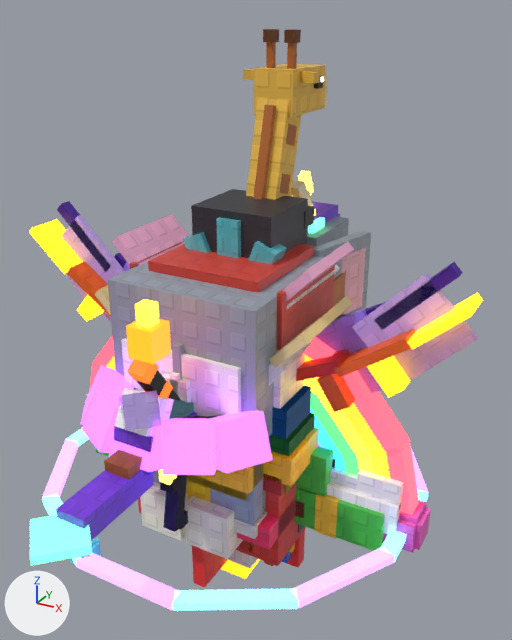
An edit to the Blender file build/ThrowAToy_pets.blend, drawn before and after from the same camera.
One viewpoint serves both versions: a 50 mm camera at (3.48, -5.86, 4.83) aimed at (0.31, -0.09, 1.95). The axes (+X, +Y, +Z) are drawn at lower left. The lights are the same throughout. The older version comes first.
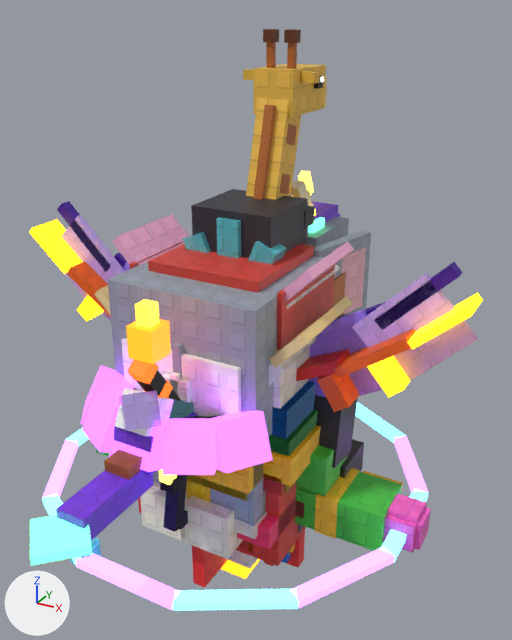
Not visible in the pictures: 'Mut Rainbow_body_36'.

Where the change shows, as pixel boxes (x1, y1, x2, y2) in the pictures (512 x 640 px):
'Mut Rainbow_body_1', deleted (red): before (343, 371, 410, 455)
'Mut Rainbow_body_0', deleted (red): before (385, 439, 419, 516)
'Mut Rainbow_body_45', deleted: before (327, 482, 402, 534)
'Mut Rainbow_body_46', deleted: before (356, 469, 404, 510)
'Mut Rainbow_body_22', deleted (green): before (310, 396, 356, 461)
'Mut Rainbow_body_15', deleted (yellow): before (316, 389, 370, 459)
'Mut Rainbow_body_8', deleted: before (342, 403, 386, 457)
'Mut Rainbow_body_2', deleted (red): before (305, 337, 336, 360)
'Mut Rainbow_body_47', deleted: before (330, 468, 357, 490)
'Mut Rainbow_body_29', deleted: before (310, 408, 342, 459)
'Mut Rainbow_body_7', deleted: before (370, 451, 390, 478)
'Mut Rainbow_body_5', deleted: before (93, 336, 114, 369)
'Mut Rainbow_body_14', deleted (mostly hidden): before (356, 453, 374, 473)
'Mut Rainbow_body_21', deleted (mostly hidden): before (342, 455, 360, 475)
'Mut Rainbow_body_16', deleted (mostly hidden): before (304, 378, 322, 398)
'Mut Rainbow_body_6', deleted (mostly hidden): before (90, 362, 100, 389)
'Mut Rainbow_body_28', deleted (mostly hidden): before (333, 457, 346, 471)
'Mut Rainbow_body_12', deleted (mostly hidden): before (106, 357, 116, 370)
'Mut Rainbow_body_23', deleted (mostly hidden): before (310, 392, 317, 407)
'Mut Rainbow_body_9', deleted (mostly hidden): before (305, 354, 319, 379)
'Gorilla_armR_13', unchanged, uncovered by the edit: before (314, 314, 345, 468); after (314, 314, 358, 468)

Patch to the scene script:
```diff
--- a/build/ThrowAToy_pets.blend.py
+++ b/build/ThrowAToy_pets.blend.py
@@ ob_mut_rainbow_body_0 @@
-ob_mut_rainbow_body_0 = bpy.data.objects.new('Mut Rainbow_body_0', me_mut_rainbow_0)
@@ ob_mut_rainbow_body_1 @@
-ob_mut_rainbow_body_1 = bpy.data.objects.new('Mut Rainbow_body_1', me_mut_rainbow_1)
@@ ob_mut_rainbow_body_2 @@
-ob_mut_rainbow_body_2 = bpy.data.objects.new('Mut Rainbow_body_2', me_mut_rainbow_2)
@@ ob_mut_rainbow_body_5 @@
-ob_mut_rainbow_body_5 = bpy.data.objects.new('Mut Rainbow_body_5', me_mut_rainbow_5)
@@ ob_mut_rainbow_body_6 @@
-ob_mut_rainbow_body_6 = bpy.data.objects.new('Mut Rainbow_body_6', me_mut_rainbow_6)
@@ ob_mut_rainbow_body_7 @@
-ob_mut_rainbow_body_7 = bpy.data.objects.new('Mut Rainbow_body_7', me_mut_rainbow_7)
@@ ob_mut_rainbow_body_8 @@
-ob_mut_rainbow_body_8 = bpy.data.objects.new('Mut Rainbow_body_8', me_mut_rainbow_8)
@@ ob_mut_rainbow_body_9 @@
-ob_mut_rainbow_body_9 = bpy.data.objects.new('Mut Rainbow_body_9', me_mut_rainbow_9)
@@ ob_mut_rainbow_body_12 @@
-ob_mut_rainbow_body_12 = bpy.data.objects.new('Mut Rainbow_body_12', me_mut_rainbow_12)
@@ ob_mut_rainbow_body_14 @@
-ob_mut_rainbow_body_14 = bpy.data.objects.new('Mut Rainbow_body_14', me_mut_rainbow_14)
@@ ob_mut_rainbow_body_15 @@
-ob_mut_rainbow_body_15 = bpy.data.objects.new('Mut Rainbow_body_15', me_mut_rainbow_15)
@@ ob_mut_rainbow_body_16 @@
-ob_mut_rainbow_body_16 = bpy.data.objects.new('Mut Rainbow_body_16', me_mut_rainbow_16)
@@ ob_mut_rainbow_body_21 @@
-ob_mut_rainbow_body_21 = bpy.data.objects.new('Mut Rainbow_body_21', me_mut_rainbow_21)
@@ ob_mut_rainbow_body_22 @@
-ob_mut_rainbow_body_22 = bpy.data.objects.new('Mut Rainbow_body_22', me_mut_rainbow_22)
@@ ob_mut_rainbow_body_23 @@
-ob_mut_rainbow_body_23 = bpy.data.objects.new('Mut Rainbow_body_23', me_mut_rainbow_23)
@@ ob_mut_rainbow_body_28 @@
-ob_mut_rainbow_body_28 = bpy.data.objects.new('Mut Rainbow_body_28', me_mut_rainbow_28)
@@ ob_mut_rainbow_body_29 @@
-ob_mut_rainbow_body_29 = bpy.data.objects.new('Mut Rainbow_body_29', me_mut_rainbow_29)
@@ ob_mut_rainbow_body_36 @@
-ob_mut_rainbow_body_36 = bpy.data.objects.new('Mut Rainbow_body_36', me_mut_rainbow_36)
@@ ob_mut_rainbow_body_45 @@
-ob_mut_rainbow_body_45 = bpy.data.objects.new('Mut Rainbow_body_45', me_mut_rainbow_45)
@@ ob_mut_rainbow_body_46 @@
-ob_mut_rainbow_body_46 = bpy.data.objects.new('Mut Rainbow_body_46', me_mut_rainbow_46)
@@ ob_mut_rainbow_body_47 @@
-ob_mut_rainbow_body_47 = bpy.data.objects.new('Mut Rainbow_body_47', me_mut_rainbow_47)
```
